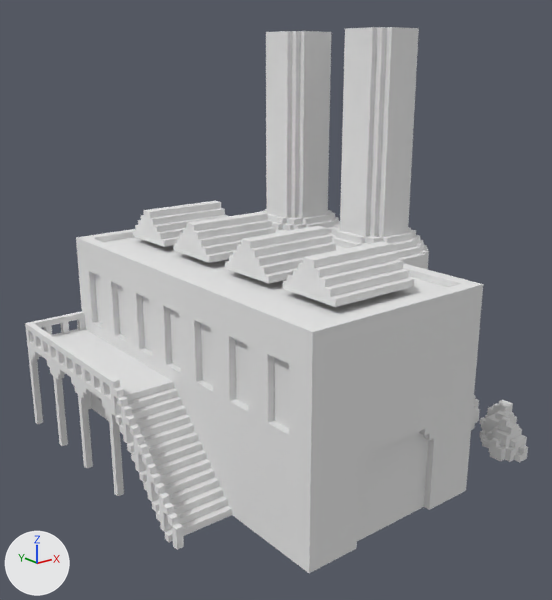
An edit to the OBJ model Godot/tanks-of-freedom-ii/assets/buildings/red/factory.obj, drawn before and after from the same camera.
Both versions are drawn from a 50 mm camera at (-7.23, -8.89, 5.93) aimed at (-0.19, -0.09, 2.4). Arrows for +X, +Y and +Z are at lower left; the lights stay in place. Where no turn or scale is listed for an object, it has been applied to the vertices.

The older version as bpy lines, for what is in view:
```python
mat_palette = principled_material('palette')
mat_palette.base_color = (0.8, 0.8, 0.8)  # white #e7e7e7
mat_palette.roughness = 1.0
me_untitled = bpy.data.meshes.new('Untitled')
me_untitled.from_pydata(...)  # 2669 vertices, 5424 faces; spans x -3.0..3.2, y -3.0..3.0, z 0.0..6.4
me_untitled.materials.append(mat_palette)  # white #e7e7e7
ob_untitled = bpy.data.objects.new('Untitled', me_untitled)
ob_untitled.location = (0.0, 0.0, 0.0)
```
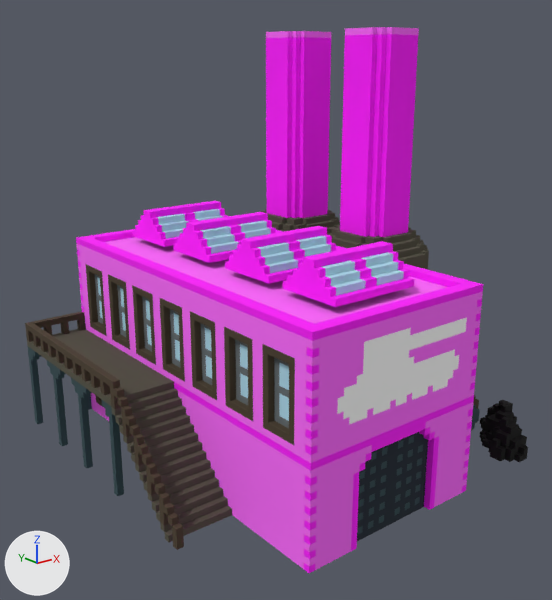
Changed parts and their boxes (x1, y1, x2, y2) in the pictures (552 x 600 px):
'Untitled', surface changed (grey to pink)
    both: (25, 27, 528, 573)

Diff of the bpy script that builds the scene:
```diff
--- a/Godot/tanks-of-freedom-ii/assets/buildings/red/factory.obj.py
+++ b/Godot/tanks-of-freedom-ii/assets/buildings/red/factory.obj.py
@@ img_factory_png @@
+img_factory_png = load_image('factory.png', 'factory.png', 256, 1, 'sRGB')
@@ mat_palette @@
 mat_palette = principled_material('palette')
-mat_palette.base_color = (0.8, 0.8, 0.8)  # white #e7e7e7
+mat_palette.texture = img_factory_png
 mat_palette.roughness = 1.0
```
